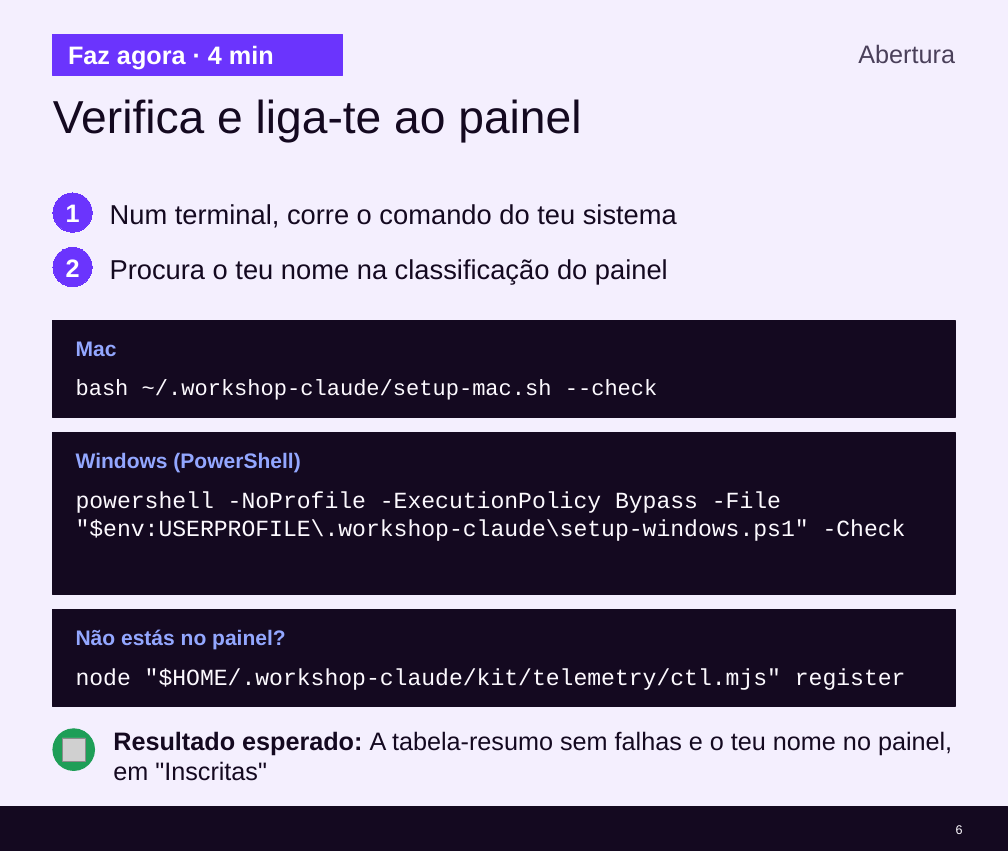
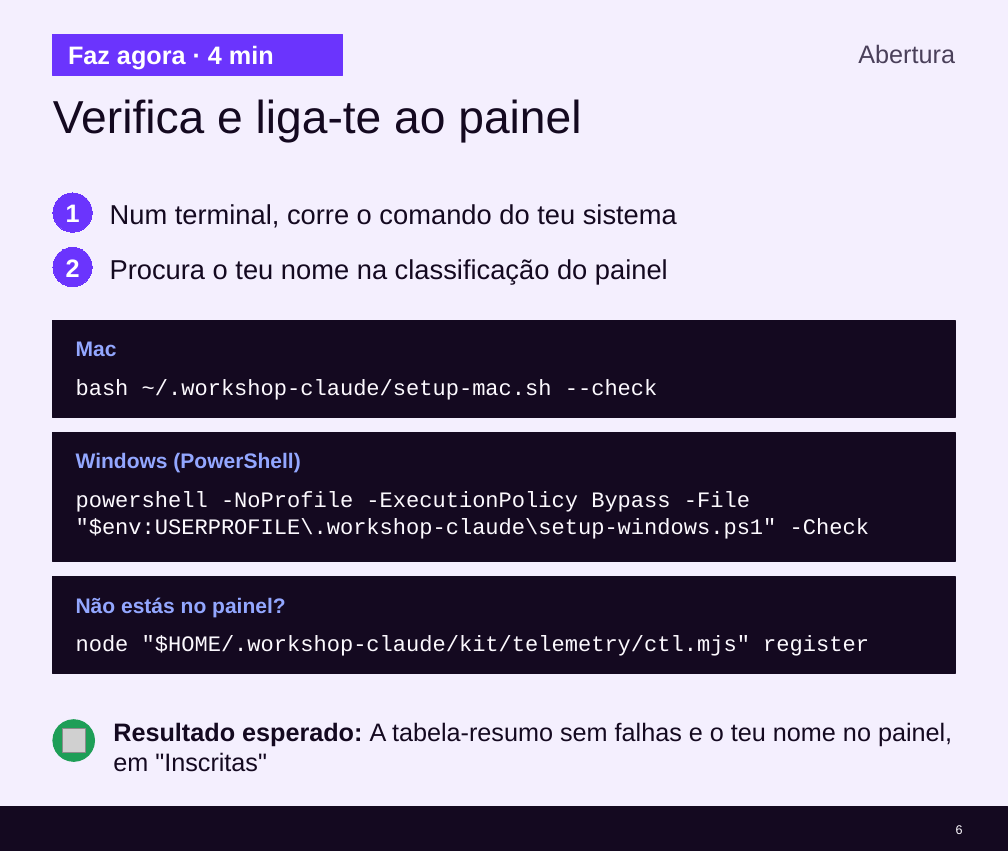
Before and after one commit to cx-guilherme-pinto/workshop-claude, a slide deck: slide 6 of slides/workshop-v2.pptx. Drawn at 1008x851 pixels with LibreOffice and Linux fonts; fonts in the diff are those of the drawing; grey boxes stand for pictures; background and template pictures are left out. Boxes give left, top, right and bottom in pixels: in the first picture for what was removed or moved away, otherwise in the second. Text is boxed around its words. In the diff, an @@ line names an element or a change of style, - is before the commit and + after.

```diff
--- a/slides/workshop-v2.pptx
+++ b/slides/workshop-v2.pptx
@@ rectangle: place and size @@
-rectangle at (53,433,955,594)
+rectangle at (53,433,955,562)
@@ text "powershell -NoProfile -ExecutionPolicy Bypass -File ..." at (76,491,869,539): size 22 to 21 pt @@
@@ rectangle: place and size @@
-rectangle at (53,609,955,706)
+rectangle at (53,577,955,674)
@@ text "Não estás no painel?": place and size @@
-text "Não estás no painel?" at (76,629,286,649)
+text "Não estás no painel?" at (76,597,286,617)
@@ text "node "$HOME/.workshop-claude/kit/telemetry/ctl.mjs" register" at (76,636,869,656): size 22 to 21 pt @@
@@ text "node "$HOME/.workshop-claude/kit/telemetry/ctl.mjs" register": place and size @@
-text "node "$HOME/.workshop-claude/kit/telemetry/ctl.mjs" register" at (76,668,906,690)
+text "node "$HOME/.workshop-claude/kit/telemetry/ctl.mjs" register" at (76,636,869,656)
@@ text "Resultado esperado: A tabela-resumo sem ...": place and size @@
-text "Resultado esperado: A tabela-resumo sem ..." at (113,731,952,781)
+text "Resultado esperado: A tabela-resumo sem ..." at (113,722,952,772)
@@ ellipse: place and size @@
-ellipse at (53,728,95,770)
+ellipse at (53,720,95,761)
@@ picture: place and size @@
-picture at (62,738,85,761)
+picture at (62,729,85,752)
```
Also in this commit, not shown: 13 other slides changed, 45 other files.
